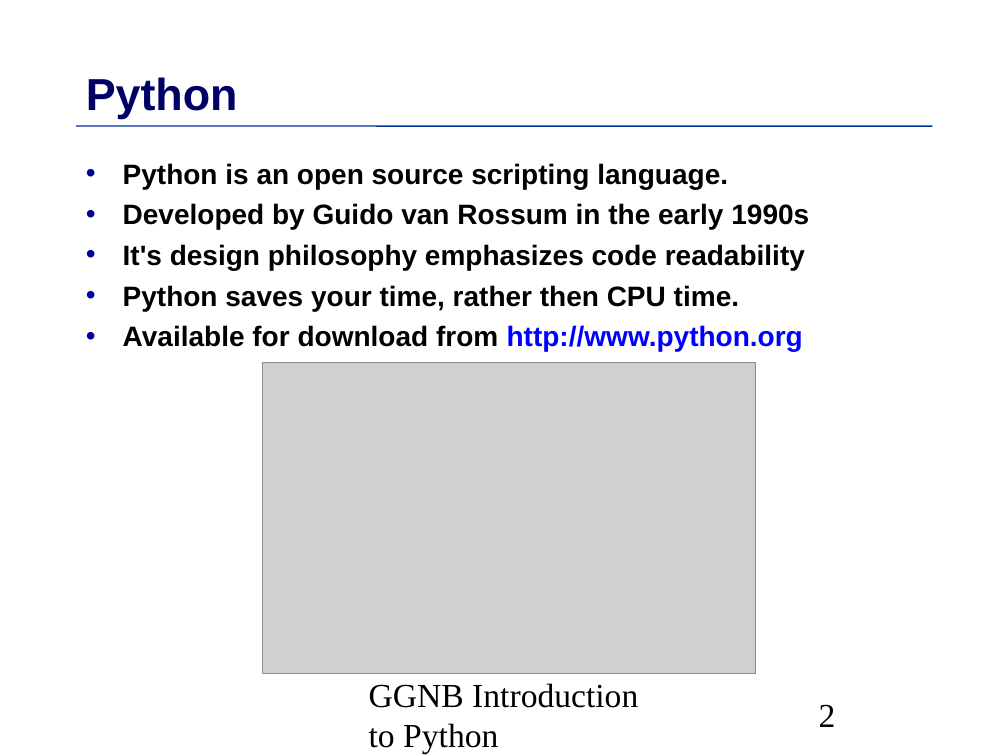
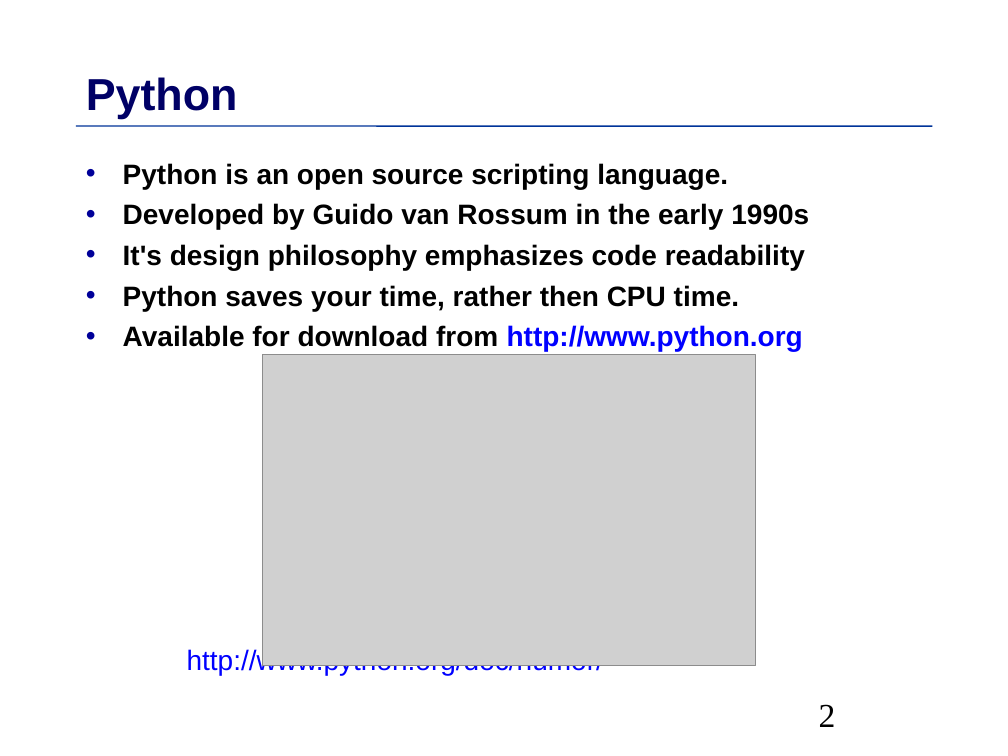
Before and after one commit to MPIDS/Python-Course, a slide deck: slide 2 of 01-basics/Talk/Python-Introduction.odp. Drawn at 1008x756 pixels with LibreOffice and Linux fonts; fonts in the diff are those of the drawing; grey boxes stand for pictures. Boxes give left, top, right and bottom in pixels: in the first picture for what was removed or moved away, otherwise in the second. Text is boxed around its words. In the diff, an @@ line names an element or a change of style, - is before the commit and + after.

```diff
--- a/01-basics/Talk/Python-Introduction.odp
+++ b/01-basics/Talk/Python-Introduction.odp
@@ picture: place and size @@
-picture at [262, 363, 756, 673]
+picture at [262, 355, 756, 665]
@@ text at [187, 648, 604, 675]: paragraph added @@
+    http://www.python.org/doc/humor/
@@ text removed at [369, 683, 638, 754] @@
-GGNB Introduction to Python
```
Also in this commit, not shown: 101 other slides changed, 2 slides added, 2 slides removed.
